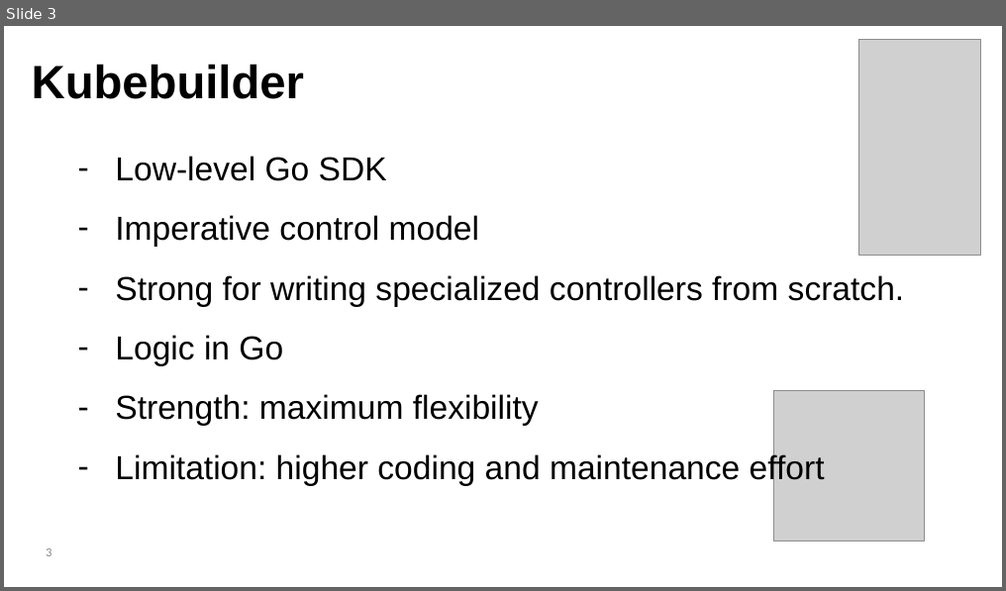
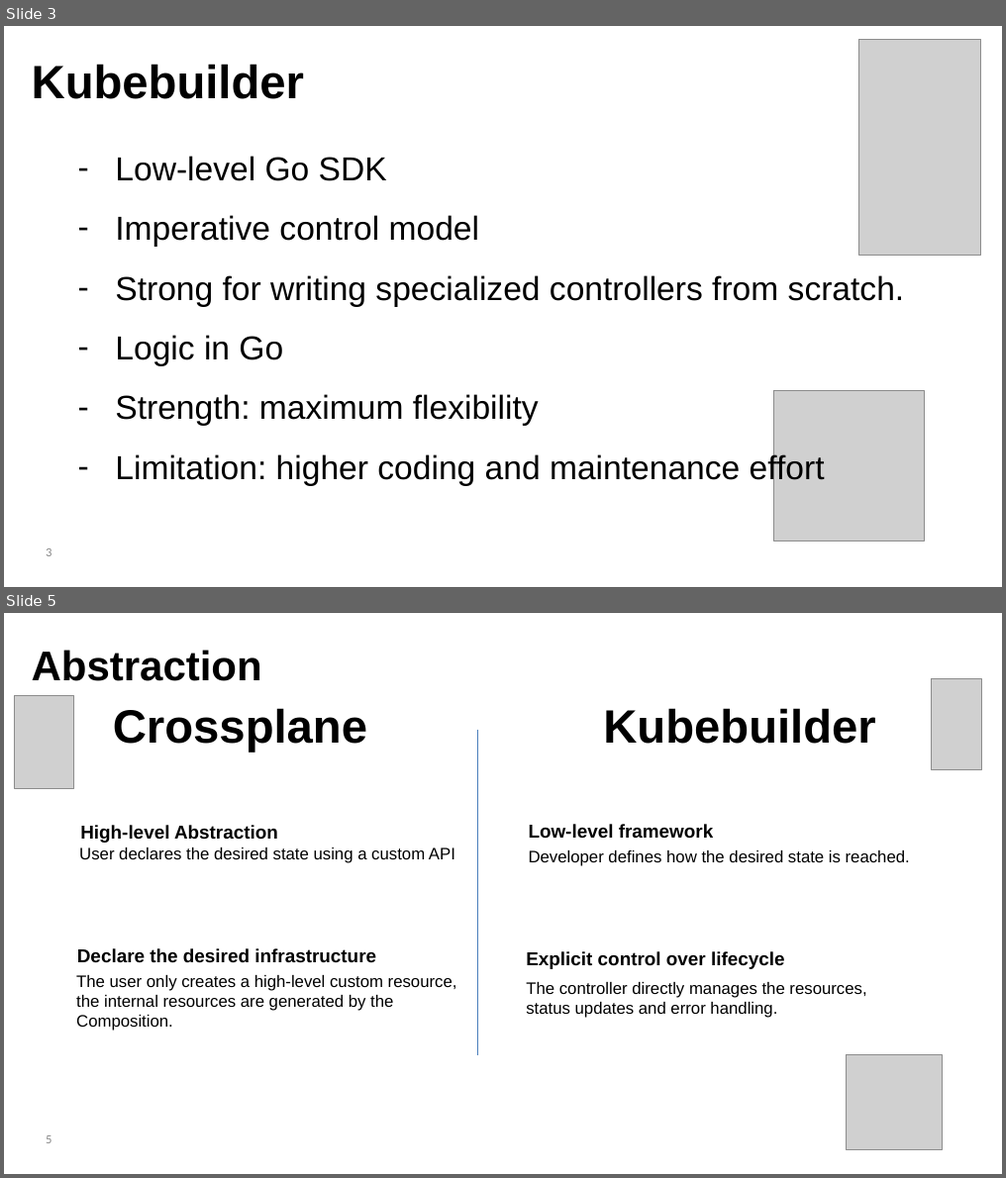
Before and after one commit to lorenzodeluca/kafka-operator-clash, a slide deck: presentation/kubebuilder vs crossplane.pptx. Shown one above the other, each under a label of ours: slide 3 before the commit, slides 3 and 5 after it; the slides between them are not shown. The pictures are 1006x591 and 1006x1178 pixels, drawn with LibreOffice and Linux fonts; fonts in the diff are those of the drawing; grey boxes stand for pictures. Boxes give left, top, right and bottom in pixels: in the first picture for what was removed or moved away, otherwise in the second. Text is boxed around its words. In the diff, an @@ line names an element or a change of style, - is before the commit and + after.

```diff
--- a/presentation/kubebuilder vs crossplane.pptx
+++ b/presentation/kubebuilder vs crossplane.pptx
@@ slide 5 added at (4,613,1002,1174), background #FFFFFF @@
@@ text added at (32,650,262,681), 40 pt, text #000000, bold @@
+Abstraction
@@ picture added at (14,696,73,789) @@
@@ picture added at (931,679,982,769) @@
@@ text added at (113,708,367,752), 45 pt, text #000000, bold @@
+Crossplane
@@ line added from (478, 730) to (478, 1056), #4B7EBC 0.75 pt @@
@@ text added at (603,708,875,744), 45 pt, text #000000, bold @@
+Kubebuilder
@@ text added at (79,848,455,863), 16 pt, text #000000 @@
+User declares the desired state using a custom API
@@ text added at (80,825,278,843), 18 pt, text #000000, bold @@
+High-level Abstraction
@@ text added at (529,824,714,839), 18 pt, text #000000, bold @@
+Low-level framework
@@ text added at (529,851,910,866), 16 pt, text #000000 @@
+Developer defines how the desired state is reached.
@@ text added at (77,949,376,963), 18 pt, text #000000, bold @@
+Declare the desired infrastructure
@@ text added at (526,952,785,969), 18 pt, text #000000, bold @@
+Explicit control over lifecycle
@@ text added at (76,975,457,1031), 16 pt, text #000000 @@
+The user only creates a high-level custom resource, the internal resources are generated by the Composition.
@@ text added at (526,982,866,1018), 16 pt, text #000000 @@
+The controller directly manages the resources, status updates and error handling.
@@ picture added at (846,1055,943,1151) @@
@@ page number added at (46,1136,52,1144), 12 pt, text #888888 @@
+5
```
Also in this commit, not shown: 3 slides changed, 10 other slides added, 9 slides removed, 5 other files.
